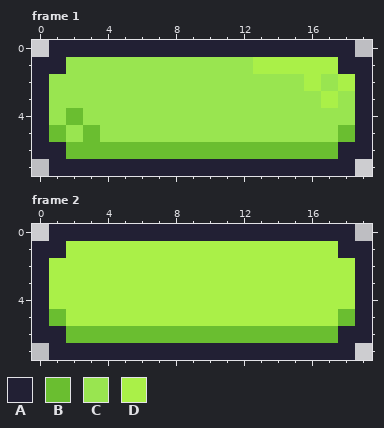
Pixel-art file -- Sprites/asprite/map_4_10x.aseprite. The picture above is the old version.
20x8 pixels, 4 frames. Shown: frame 1, frame 2. The commit also changed other frames, which this record leaves out.
Palette (. is transparent): A #222034  B #6abe30  C #99e550  D #aaf048
Pixels before, frame 1, first column x 0:
0 .AAAAAAAAAAAAAAAAAA.
1 AACCCCCCCCCCCDDDDDAA
2 ACCCCCCCCCCCCCCCDCDA
3 ACCCCCCCCCCCCCCCCDCA
4 ACBCCCCCCCCCCCCCCCCA
5 ABCBCCCCCCCCCCCCCCBA
6 AABBBBBBBBBBBBBBBBAA
7 .AAAAAAAAAAAAAAAAAA.
Pixels before, frame 2, first column x 0:
0 .AAAAAAAAAAAAAAAAAA.
1 AADDDDDDDDDDDDDDDDAA
2 ADDDDDDDDDDDDDDDDDDA
3 ADDDDDDDDDDDDDDDDDDA
4 ADDDDDDDDDDDDDDDDDDA
5 ABDDDDDDDDDDDDDDDDBA
6 AABBBBBBBBBBBBBBBBAA
7 .AAAAAAAAAAAAAAAAAA.
The result:
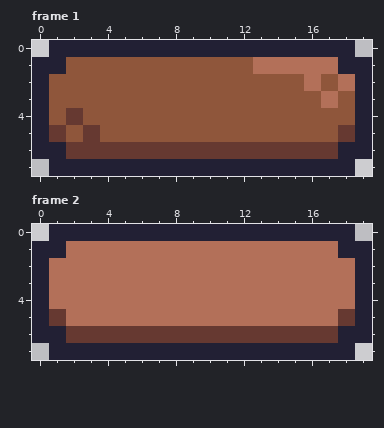
Diff:
colour B: #6abe30 -> #663931
colour C: #99e550 -> #8f563b
colour D: #aaf048 -> #b37059
